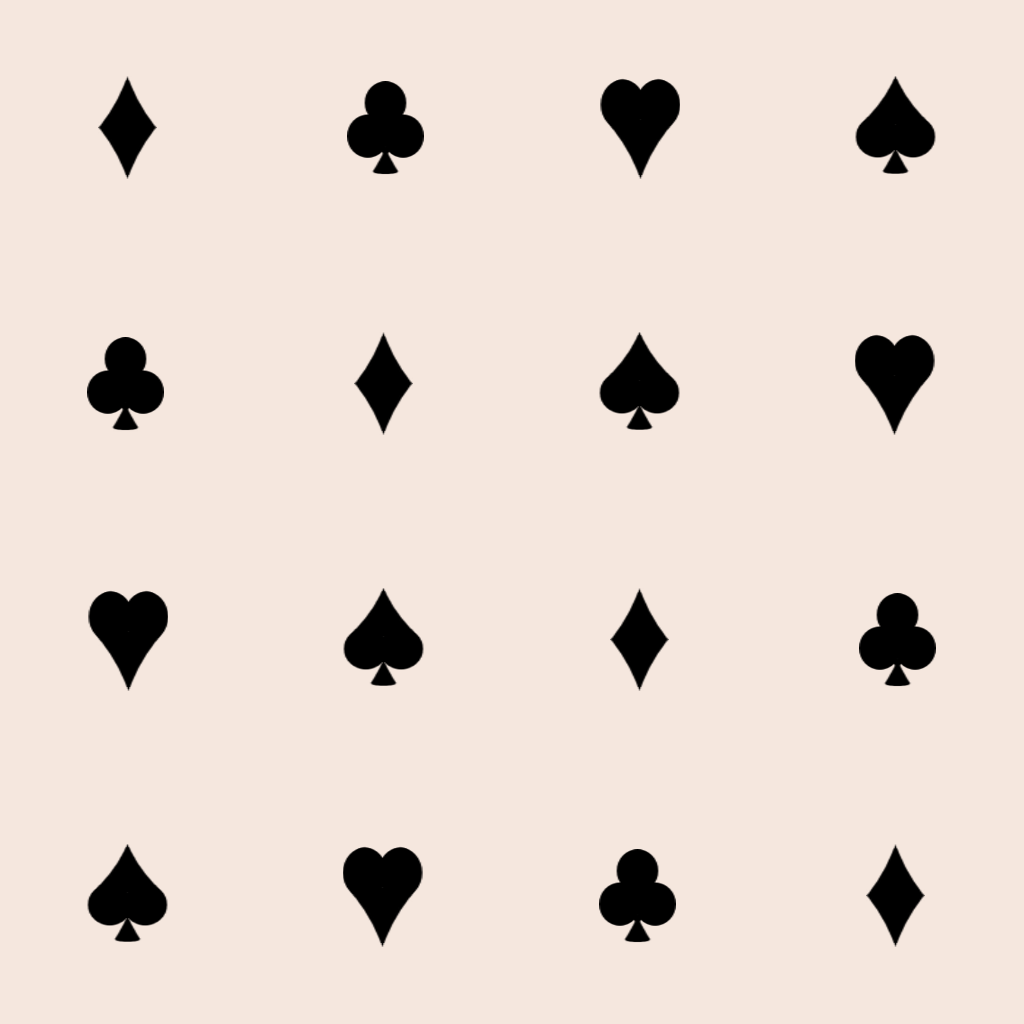
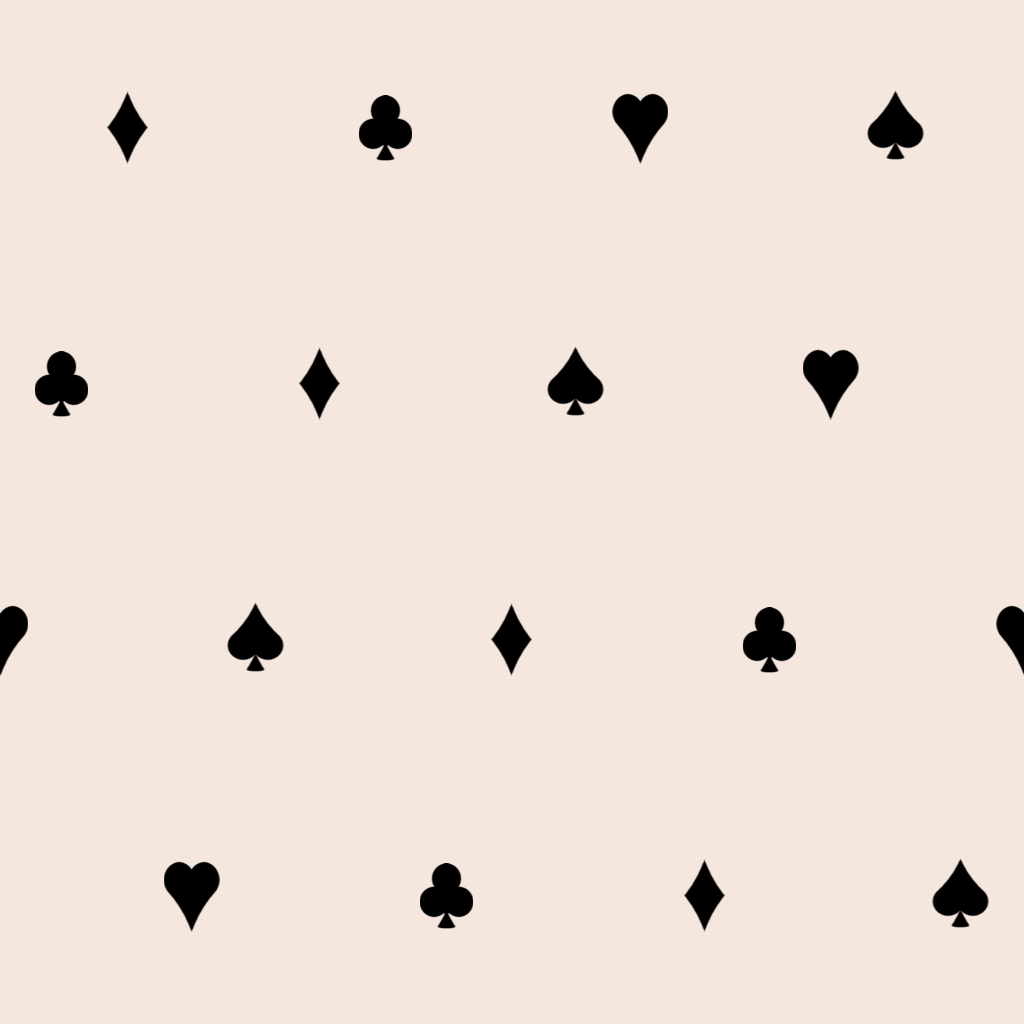
The second 1024px x 1024px image is a revision of the first. Changes to its layers:
painted on "Paint Layer 2 Merged" (1st of 4, in "Group 17") over bbox(855, 76, 936, 174)
painted on "Paint Layer 2" (1st of 8, in "Group 17") over bbox(600, 78, 680, 179)
painted on "Copy of Paint Layer 2 Merged" (1st of 4, in "Group 17") over bbox(347, 81, 424, 175)
painted on "Paint Layer 2" (2nd of 8, in "Group 17") over bbox(98, 76, 157, 179)
painted on "Paint Layer 2 Merged" (2nd of 4, in "Copy of Group 17") over bbox(35, 332, 935, 435)
painted on "Paint Layer 2" (3rd of 8, in "Copy of Group 17") over bbox(35, 332, 935, 435)
painted on "Copy of Paint Layer 2 Merged" (2nd of 4, in "Copy of Group 17") over bbox(35, 332, 413, 435)
painted on "Paint Layer 2" (4th of 8, in "Copy of Group 17") over bbox(83, 332, 413, 435)
painted on "Paint Layer 2 Merged" (3rd of 4, in "Copy of Group 17") over bbox(227, 588, 424, 686)
painted on "Paint Layer 2" (5th of 8, in "Copy of Group 17") over bbox(0, 588, 1024, 691)
painted on "Copy of Paint Layer 2 Merged" (3rd of 4, in "Copy of Group 17") over bbox(0, 588, 936, 691)
painted on "Paint Layer 2" (6th of 8, in "Copy of Group 17") over bbox(0, 588, 669, 691)
painted on "Paint Layer 2 Merged" (4th of 4, in "Copy of Group 17") over bbox(87, 844, 989, 947)
painted on "Paint Layer 2" (7th of 8, in "Copy of Group 17") over bbox(148, 844, 989, 947)
painted on "Copy of Paint Layer 2 Merged" (4th of 4, in "Copy of Group 17") over bbox(87, 844, 989, 947)
painted on "Paint Layer 2" (8th of 8, in "Copy of Group 17") over bbox(87, 844, 989, 947)
